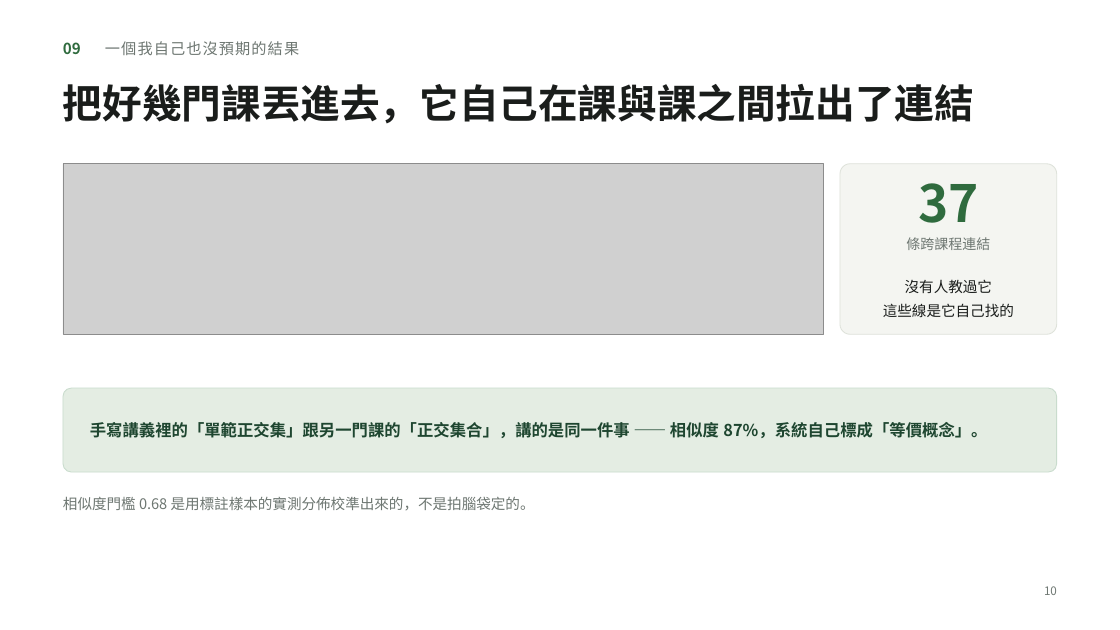
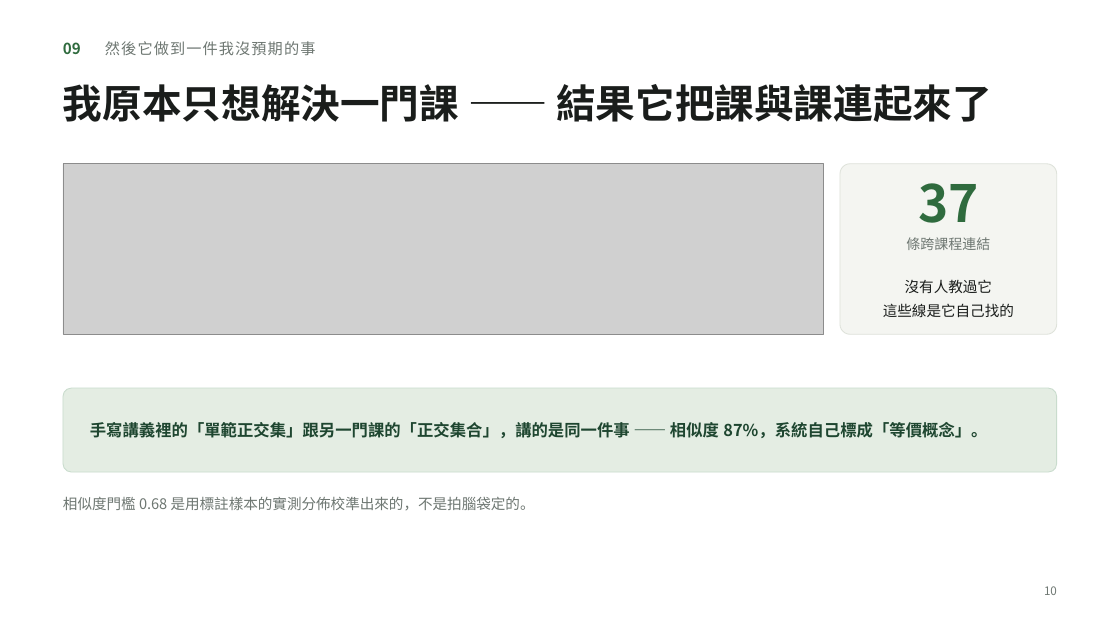
Before and after one commit to PeterTasi/avocado, a slide deck: slide 10 of AdaptLearn-6min.pptx. Drawn at 1120x630 pixels with LibreOffice and Linux fonts; fonts in the diff are those of the drawing; grey boxes stand for pictures. Boxes give left, top, right and bottom in pixels: in the first picture for what was removed or moved away, otherwise in the second. Text is boxed around its words. In the diff, an @@ line names an element or a change of style, - is before the commit and + after.

```diff
--- a/AdaptLearn-6min.pptx
+++ b/AdaptLearn-6min.pptx
@@ text at (105, 41, 316, 55): text changed @@
-一個我自己也沒預期的結果
+然後它做到一件我沒預期的事
@@ text at (63, 84, 992, 122): text changed @@
-把好幾門課丟進去，它自己在課與課之間拉出了連結
+我原本只想解決一門課 —— 結果它把課與課連起來了
```
Also in this commit, not shown: 6 other slides changed, 1 other file.
